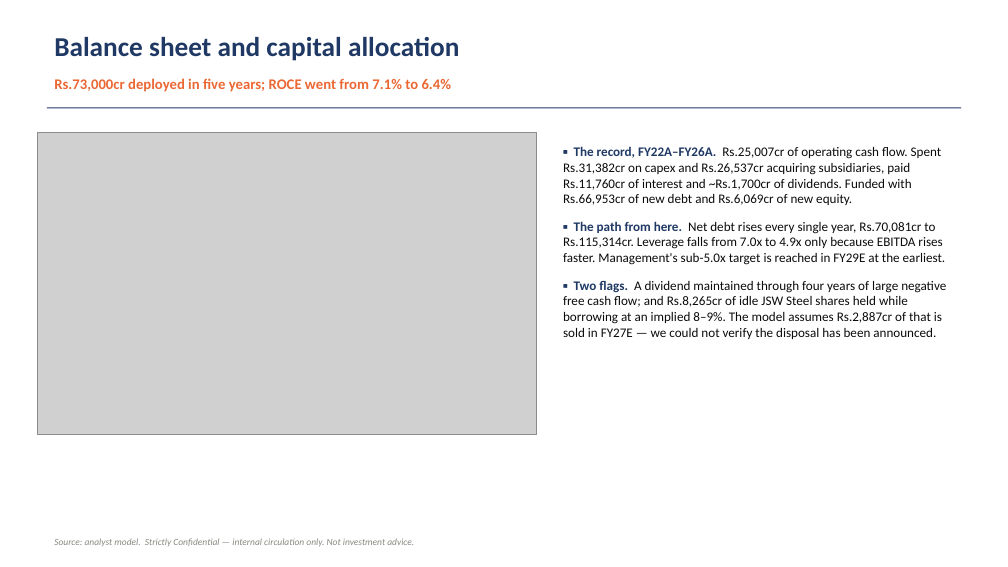
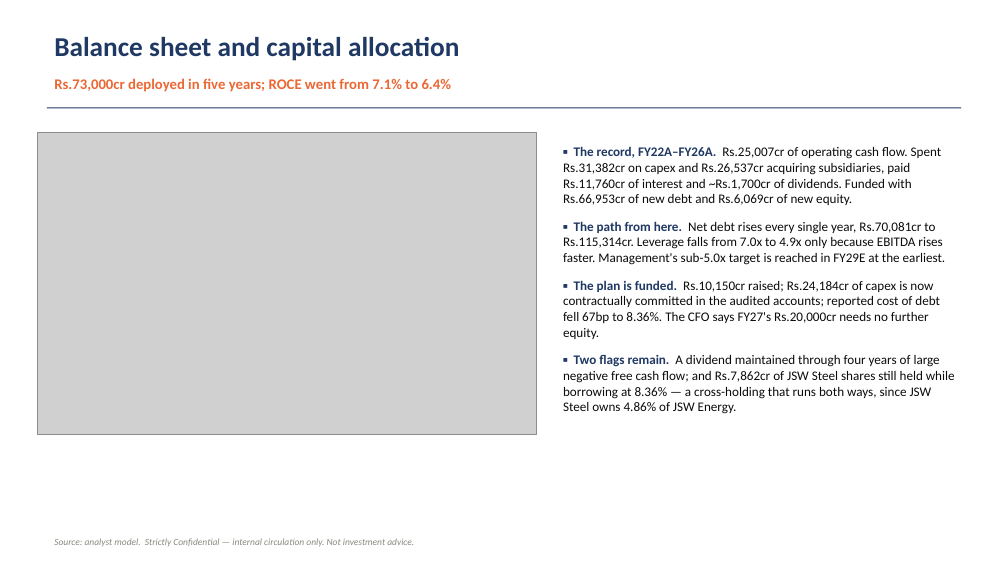
Before and after one commit to Poweravendus/Power, a slide deck: slide 13 of JSW_Energy/JSW_Energy_Pitch_Deck_July2026.pptx. Drawn at 1008x567 pixels with LibreOffice and Linux fonts; fonts in the diff are those of the drawing; grey boxes stand for pictures. Boxes give left, top, right and bottom in pixels: in the first picture for what was removed or moved away, otherwise in the second. Text is boxed around its words. In the diff, an @@ line names an element or a change of style, - is before the commit and + after.

```diff
--- a/JSW_Energy/JSW_Energy_Pitch_Deck_July2026.pptx
+++ b/JSW_Energy/JSW_Energy_Pitch_Deck_July2026.pptx
@@ text at (563, 280, 955, 414): text changed @@
-▪ Two flags. A dividend maintained through four years of large negative free cash flow; and Rs.8,265cr of idle JSW Steel shares held while borrowing at an implied 8–9%. The model assumes Rs.2,887cr of that is sold in FY27E — we could not verify the disposal has been announced.
+▪ The plan is funded. Rs.10,150cr raised; Rs.24,184cr of capex is now contractually committed in the audited accounts; reported cost of debt fell 67bp to 8.36%. The CFO says FY27's Rs.20,000cr needs no further equity.
+▪ Two flags remain. A dividend maintained through four years of large negative free cash flow; and Rs.7,862cr of JSW Steel shares still held while borrowing at 8.36% — a cross-holding that runs both ways, since JSW Steel owns 4.86% of JSW Energy.
```
Also in this commit, not shown: 8 other slides changed, 7 other files.
